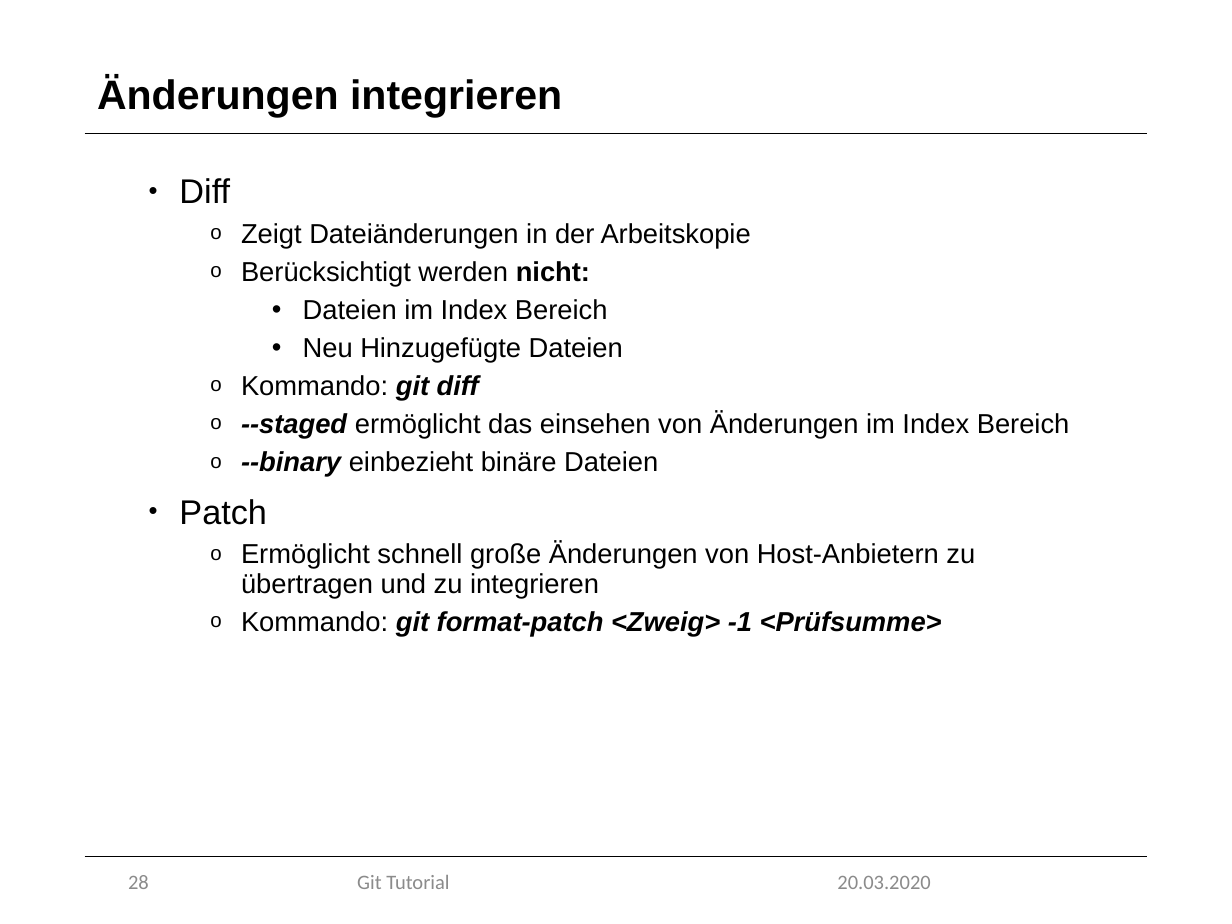
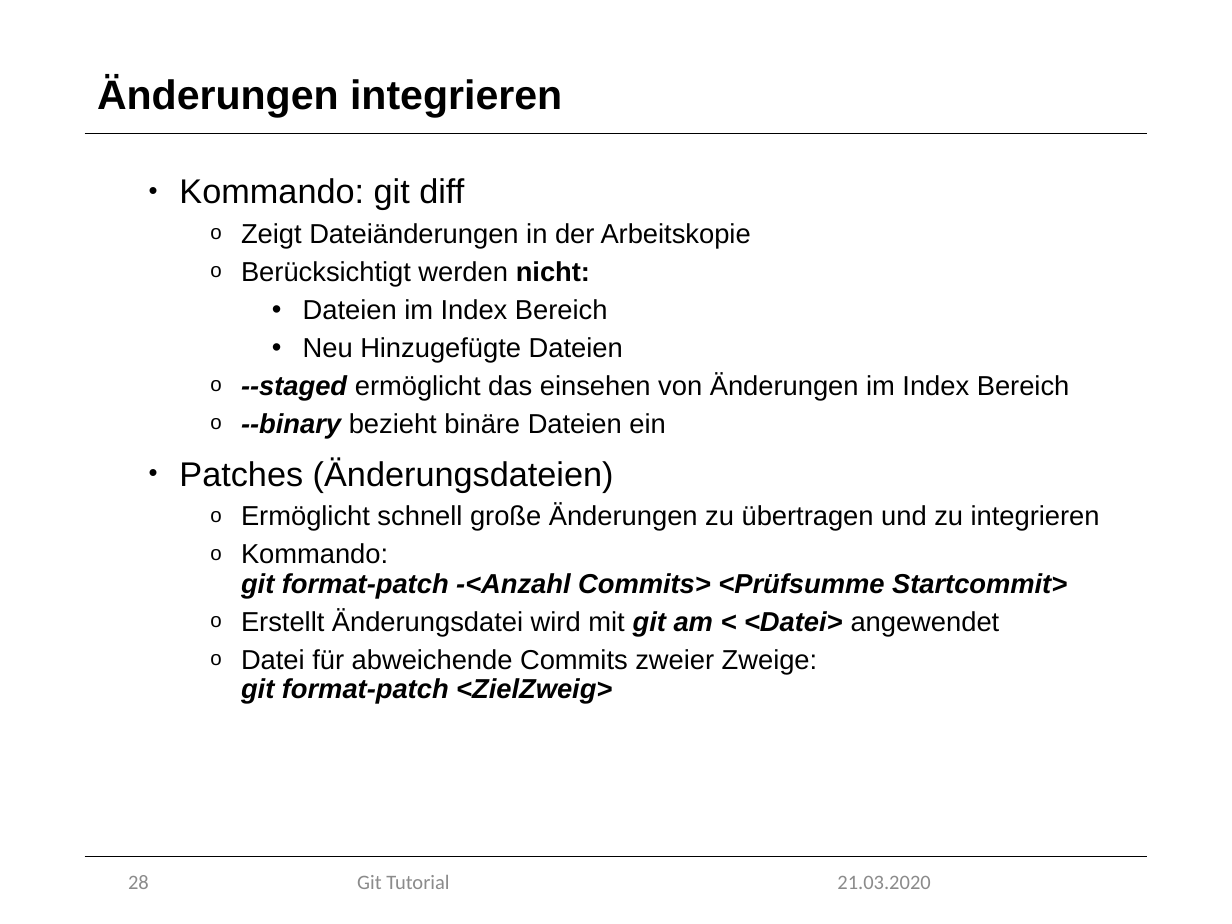
Before and after one commit to marcretzlaff/projektarbeit, a slide deck: slide 28 of Präsentation-90min/Präsentation-90min.pptx. Drawn at 1232x924 pixels with LibreOffice and Linux fonts; fonts in the diff are those of the drawing; background and template pictures are left out. Boxes give left, top, right and bottom in pixels: in the first picture for what was removed or moved away, otherwise in the second. Text is boxed around its words. In the diff, an @@ line names an element or a change of style, - is before the commit and + after.

```diff
--- a/Präsentation-90min/Präsentation-90min.pptx
+++ b/Präsentation-90min/Präsentation-90min.pptx
@@ text at bbox=[179, 178, 464, 210]: text changed @@
-• Diff
+• Kommando: git diff
@@ text at bbox=[241, 375, 479, 401]: paragraph removed @@
-  o Kommando: git diff
@@ text at bbox=[241, 413, 1100, 704]: text changed @@
-  o --binary einbezieht binäre Dateien
-• Patch
-  o Ermöglicht schnell große Änderungen von Host-Anbietern zu übertragen und zu integrieren
-  o Kommando: git format-patch <Zweig> -1 <Prüfsumme>
+  o --binary bezieht binäre Dateien ein
+• Patches (Änderungsdateien)
+  o Ermöglicht schnell große Änderungen zu übertragen und zu integrieren
+  o Kommando:
+    git format-patch -<Anzahl Commits> <Prüfsumme Startcommit>
+  o Erstellt Änderungsdatei wird mit git am < <Datei> angewendet
+  o Datei für abweichende Commits zweier Zweige:
+    git format-patch <ZielZweig>
@@ text at bbox=[837, 876, 930, 889]: text changed @@
-20.03.2020
+21.03.2020
```
Also in this commit, not shown: 27 other slides changed, 4 slides added, 5 slides removed, 1 other file.
